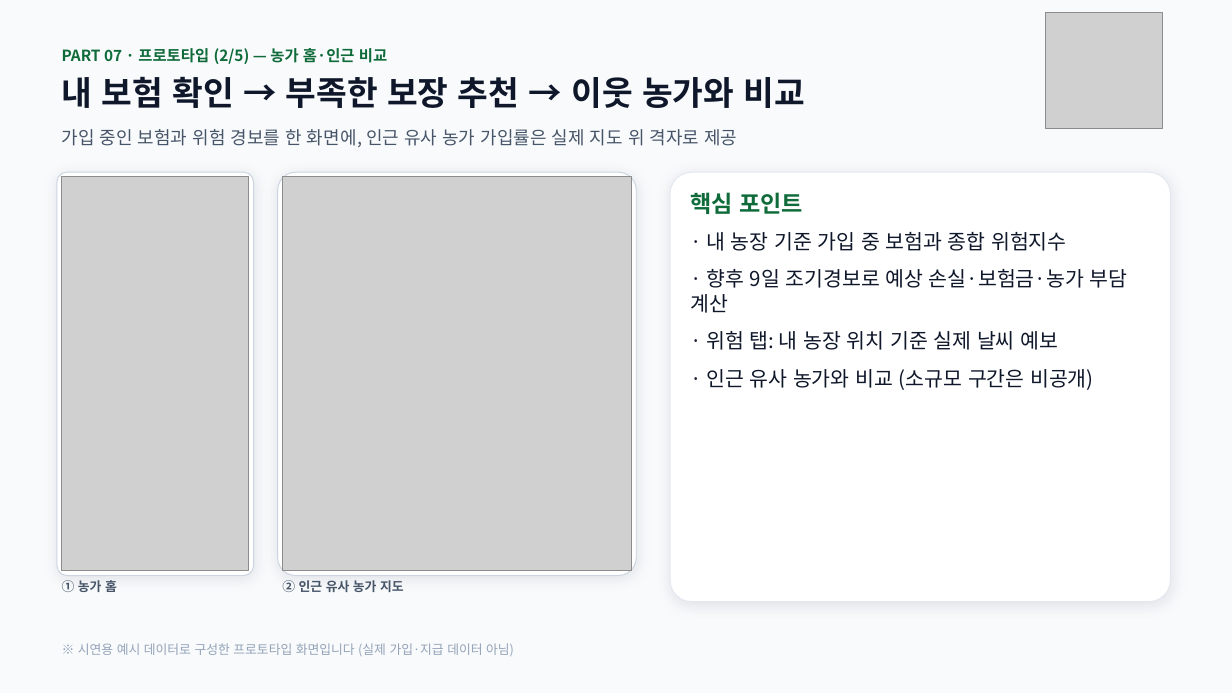
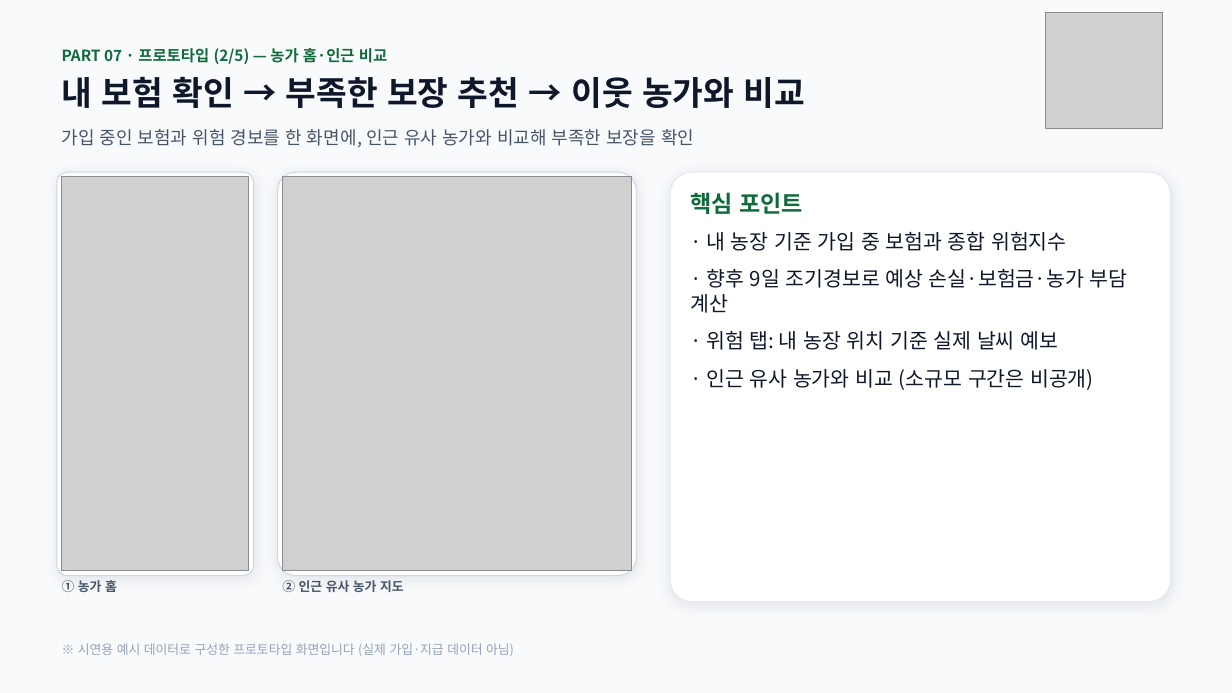
Before and after one commit to yurimingly/policy-insurance, a slide deck: slide 2 of prototype_5slides.pptx. Drawn at 1232x693 pixels with LibreOffice and Linux fonts; fonts in the diff are those of the drawing; grey boxes stand for pictures. Boxes give left, top, right and bottom in pixels: in the first picture for what was removed or moved away, otherwise in the second. Text is boxed around its words. In the diff, an @@ line names an element or a change of style, - is before the commit and + after.

```diff
--- a/prototype_5slides.pptx
+++ b/prototype_5slides.pptx
@@ text at (x1=62, y1=129, x2=694, y2=147): text changed @@
-가입 중인 보험과 위험 경보를 한 화면에, 인근 유사 농가 가입률은 실제 지도 위 격자로 제공
+가입 중인 보험과 위험 경보를 한 화면에, 인근 유사 농가와 비교해 부족한 보장을 확인
```
Also in this commit, not shown: 1 other slide changed.
